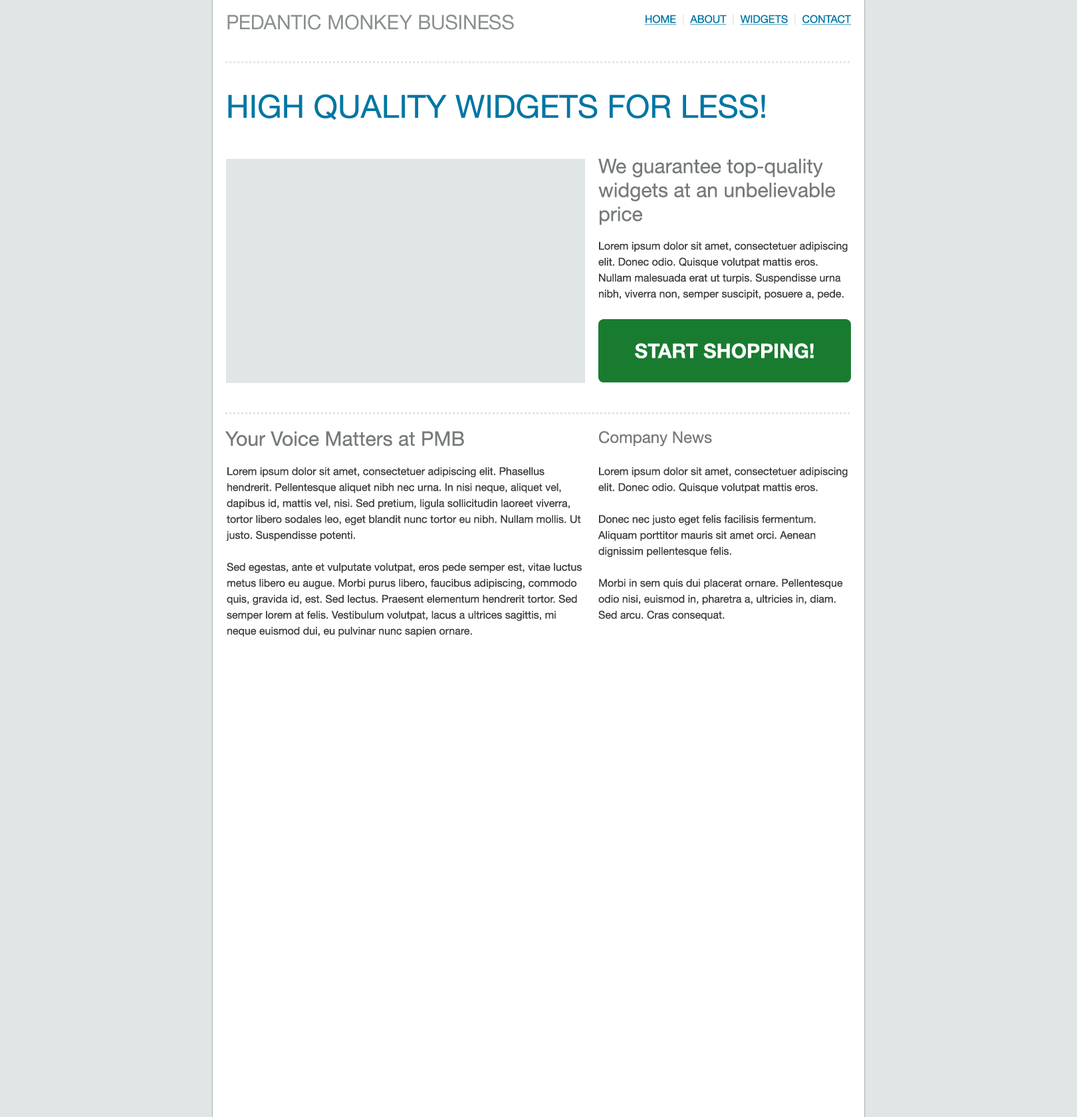
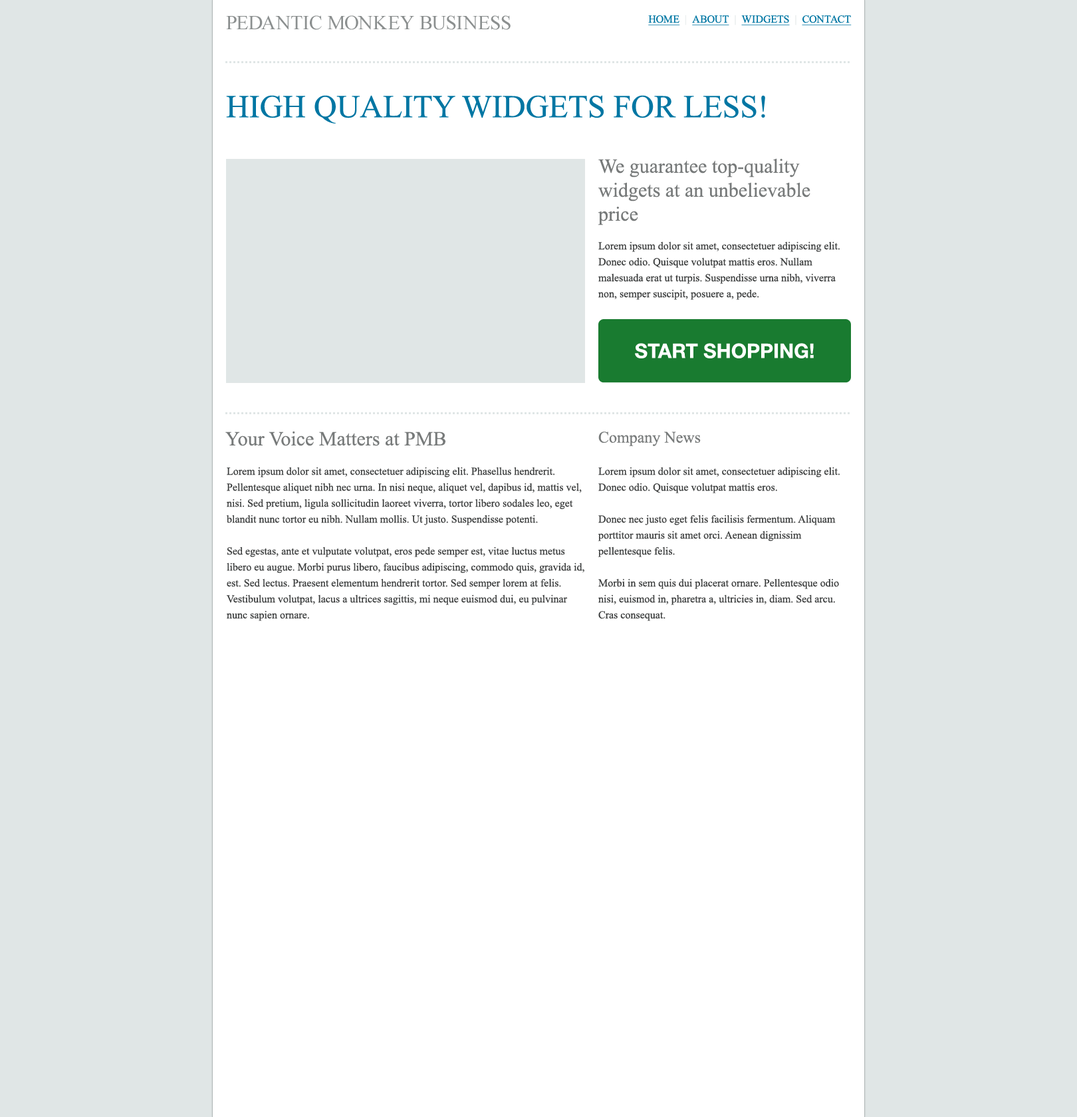
Revision of a layered (1077, 1117) image; what changed, layer by layer:
painted on "Lorem ipsum dolor sit amet, consectetuer adipiscing elit. Donec" (1st of 2, in "Text") over [597, 466, 848, 622]
painted on "Company News" over [598, 430, 713, 447]
painted on "Lorem ipsum dolor sit amet, consectetuer adipiscing elit. Phase" over [226, 466, 585, 638]
painted on "Your Voice Matters at PMB" over [225, 430, 465, 447]
painted on "Lorem ipsum dolor sit amet, consectetuer adipiscing elit. Donec" (2nd of 2, in "Text") over [598, 241, 848, 300]
painted on "We guarantee top-quality widgets at an unbelievable price" over [597, 158, 836, 226]
painted on "HIGH QUALITY WIDGETS FOR LESS!" over [226, 94, 766, 124]
painted on "HOME | ABOUT | WIDGETS | CONTACT" over [644, 13, 852, 26]
painted on "PEDANTIC MONKEY BUSINESS" over [226, 14, 515, 30]
